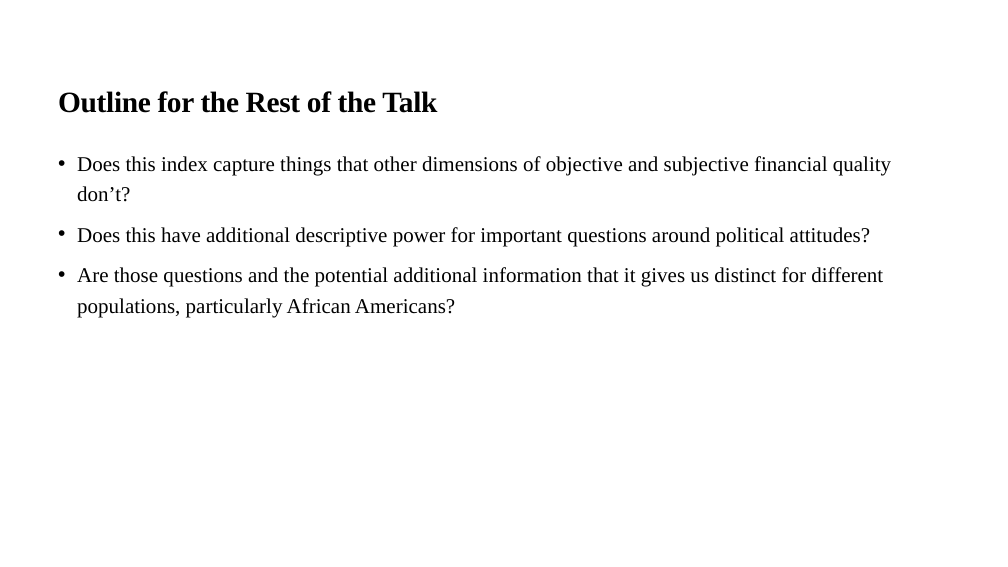
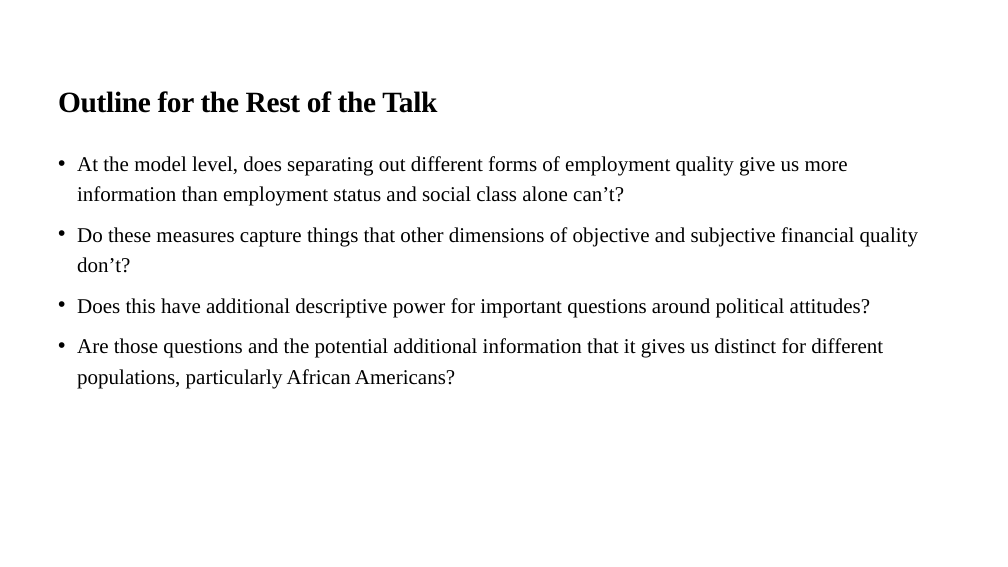
Before and after one commit to chosam2322/Precariat_Politics, a slide deck: slide 9 of Harvard_RaceWorkshop_amended.pptx (slide 8 before the commit). Drawn at 1008x567 pixels with LibreOffice and Linux fonts; fonts in the diff are those of the drawing. Boxes give left, top, right and bottom in pixels: in the first picture for what was removed or moved away, otherwise in the second. Text is boxed around its words. In the diff, an @@ line names an element or a change of style, - is before the commit and + after.

Commit message:
Forgot to send these up before the talk. Will get back to work tomorrow on the plane.

```diff
--- a/Harvard_RaceWorkshop_amended.pptx
+++ b/Harvard_RaceWorkshop_amended.pptx
@@ text at [77, 156, 918, 273]: text changed @@
-• Does this index capture things that other dimensions of objective and subjective financial quality don’t?
+• At the model level, does separating out different forms of employment quality give us more information than employment status and social class alone can’t?
+• Do these measures capture things that other dimensions of objective and subjective financial quality don’t?
```
Also in this commit, not shown: 7 other slides changed, 11 slides added, 5 slides removed, 12 other files.
